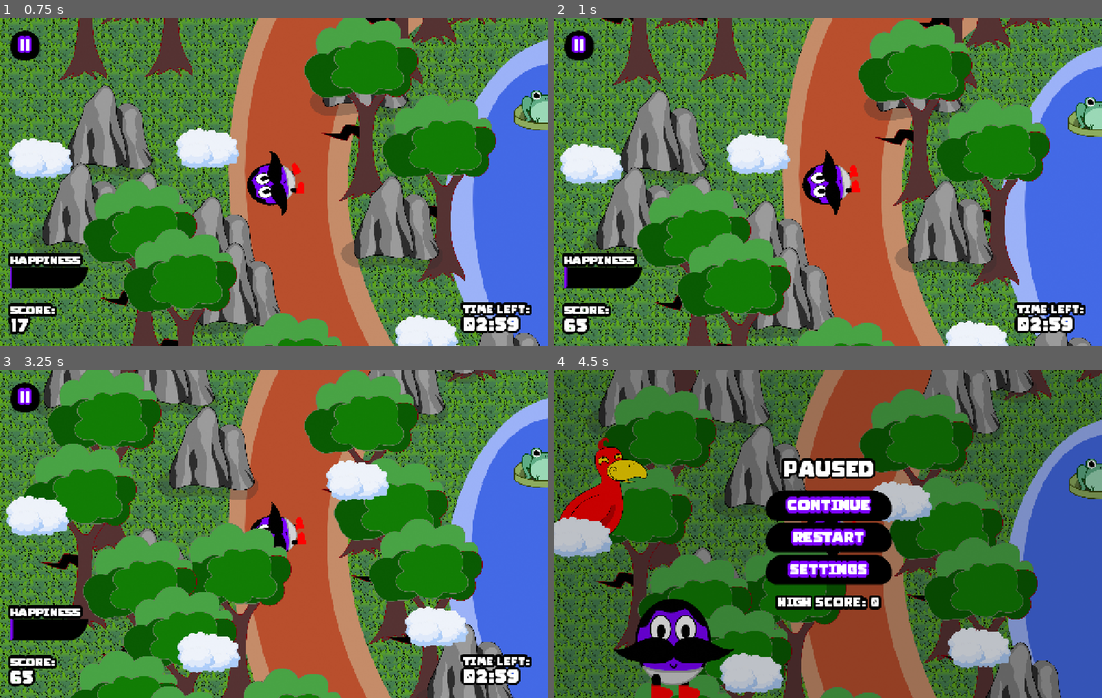
Above: before the commit, frames 1-4 (two rows, left to right).
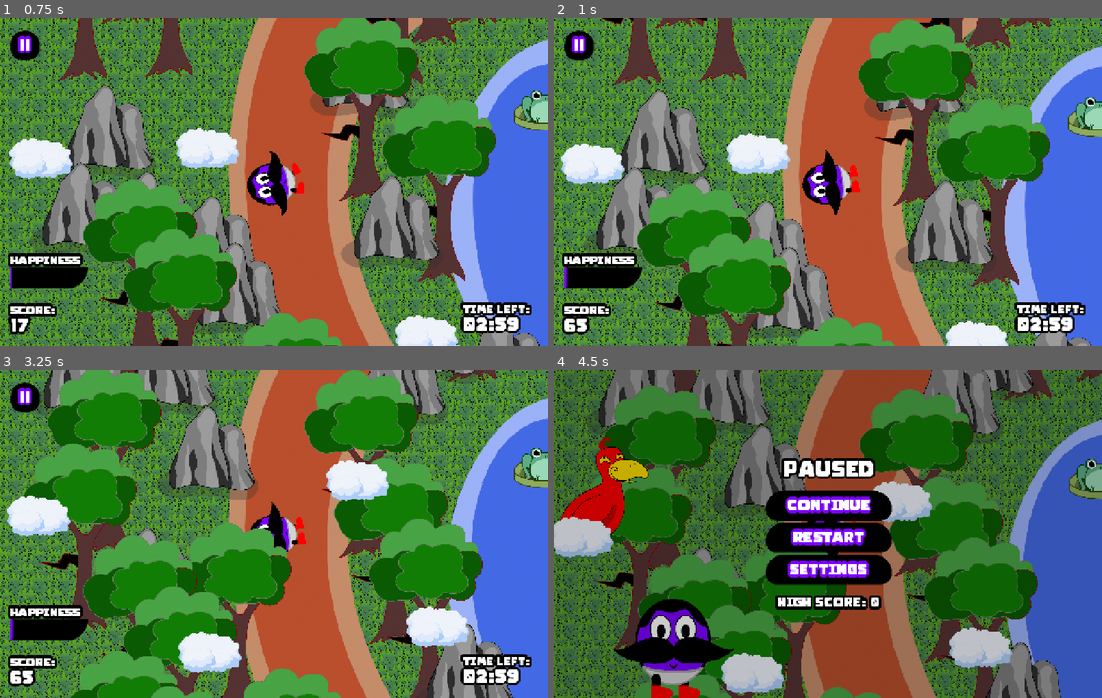
Above: after the commit, the same moments.

Repository: HyperGameDev/im-walking-here
Game: Godot game, scene res://scenes/main_scene.tscn
The game is run twice, just before and just after one commit, with the same random seed, the same clock (stepped at 60 frames per second) and the same inputs.
Inputs (mouse positions are in pixels of both pictures, inside the frame that each line leads up to):
- Up to frame 1 (0.75 s): click "PLAY" at 0.5 s
- Up to frame 2 (1 s): no input
- Up to frame 3 (3.25 s): click "||" at 1.25 s; click "RESTART" at 2 s; click "PLAY" at 2.75 s
- Up to frame 4 (4.5 s): click (882, 652) at 3.52 s; click "||" at 4.25 s

Frame 1 is identical in both runs. In frame 2, 0.1% of the frame differs, in the area x 1-13%, y 38-51%; in frame 3, 0.4%; in frame 4, 0.7%, in the area x 0-84%, y 20-99%.

Commit message:
fixed an issue with cloud related birds not being disabled correctly off screen

Diff:
--- a/scenes/world_entities/cloud2.tscn
+++ b/scenes/world_entities/cloud2.tscn
@@ -25,7 +25,6 @@
 [node name="OnScreenItem" parent="." instance=ExtResource("4_ru0jg")]
 position = Vector2(99.5, -202)
 scale = Vector2(13.65, 14.2)
-enable_node_path = NodePath("../Cloud")
 
 [node name="ClickableItem" parent="." node_paths=PackedStringArray("parent") instance=ExtResource("5_v1ts5")]
 z_index = 5
Not shown: 1 places in scenes/main_scene.tscn that only renumber resources
Not shown: 1 places in scenes/world_entities/tree_2.tscn that only renumber resources
